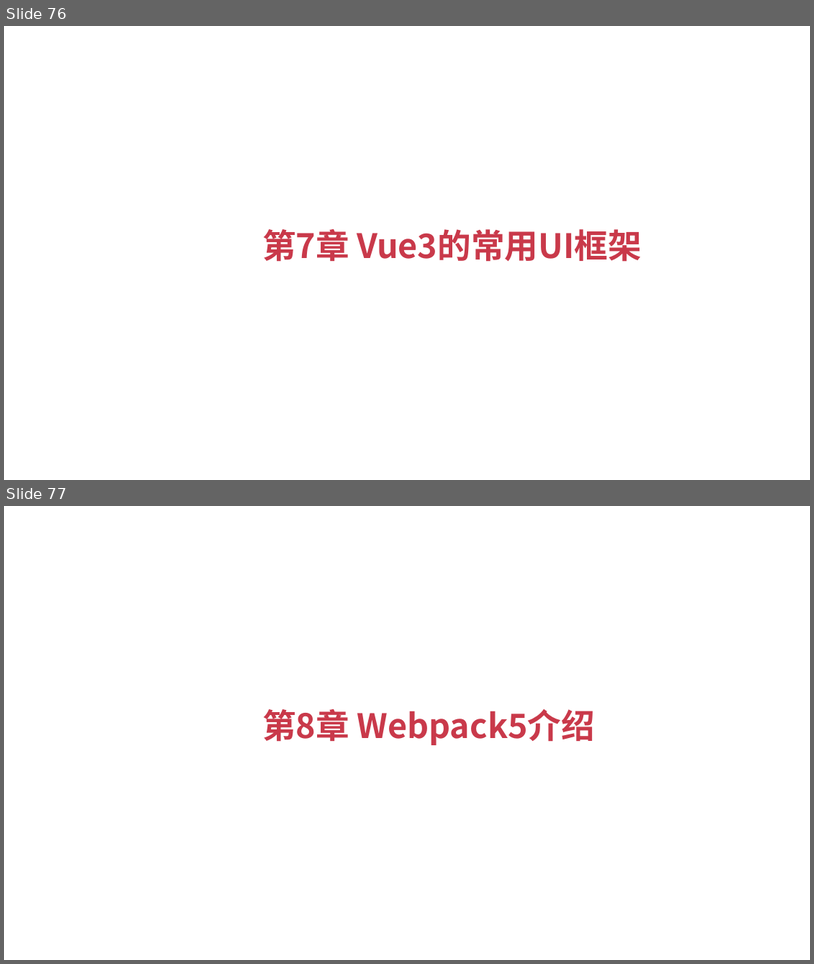
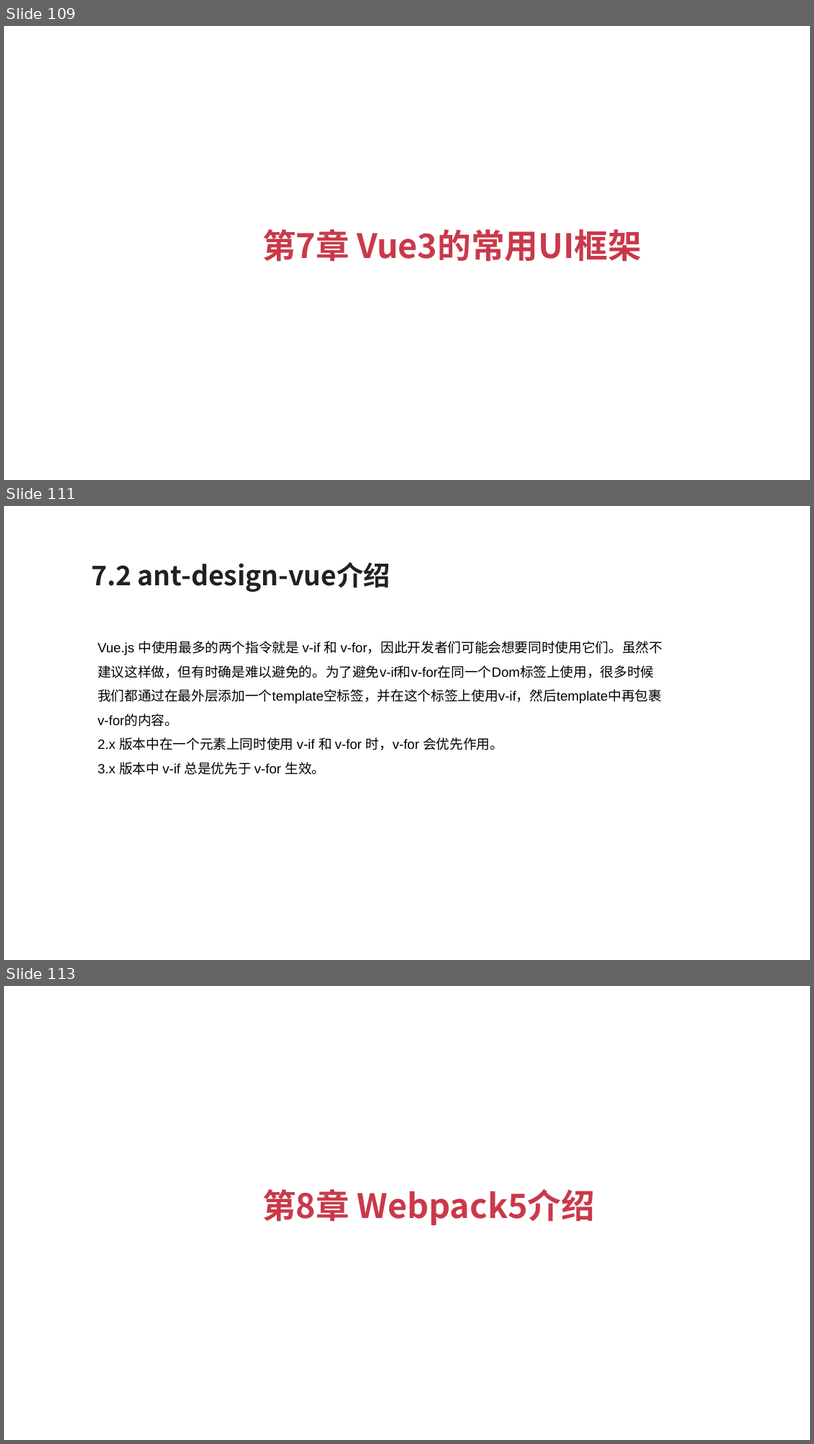
Before and after one commit to zouyujie/vue3_book_codes, a slide deck: Vue3+TypeScript开发指南.pptx. Shown one above the other, each under a label of ours: slides 76 and 77 before the commit, slides 109, 111 and 113 after it; the slides between them are not shown. The pictures are 814x964 and 814x1444 pixels, drawn with LibreOffice and Linux fonts; fonts in the diff are those of the drawing. Boxes give left, top, right and bottom in pixels: in the first picture for what was removed or moved away, otherwise in the second. Text is boxed around its words. In the diff, an @@ line names an element or a change of style, - is before the commit and + after.

```diff
--- a/Vue3+TypeScript开发指南.pptx
+++ b/Vue3+TypeScript开发指南.pptx
@@ slide 111 added at (x1=4, y1=506, x2=810, y2=960), background #FFFFFF @@
@@ text added at (x1=91, y1=562, x2=391, y2=592), 24 pt, text #212121, bold @@
+7.2 ant-design-vue介绍
@@ text added at (x1=98, y1=641, x2=664, y2=775), 12 pt, text #000000 @@
+Vue.js 中使用最多的两个指令就是 v-if 和 v-for，因此开发者们可能会想要同时使用它们。虽然不建议这样做，但有时确是难以避免的。为了避免v-if和v-for在同一个Dom标签上使用，很多时候我们都通过在最外层添加一个template空标签，并在这个标签上使用v-if，然后template中再包裹v-for的内容。
+2.x 版本中在一个元素上同时使用 v-if 和 v-for 时，v-for 会优先作用。
+3.x 版本中 v-if 总是优先于 v-for 生效。
@@ what was slide 76 is now slide 109 @@
@@ what was slide 77 is now slide 113 @@
```
Also in this commit, not shown: 69 other slides added.
